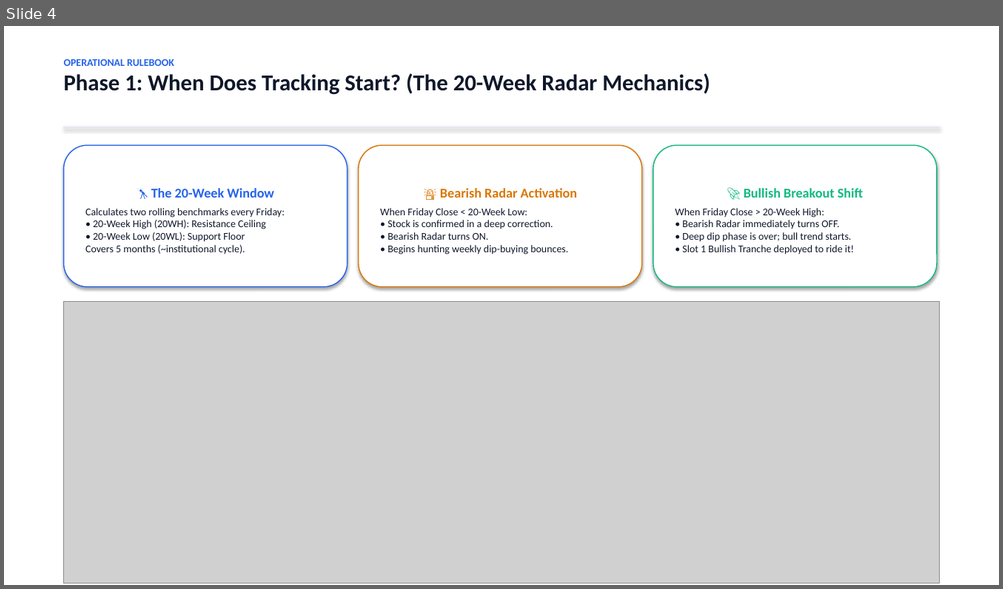
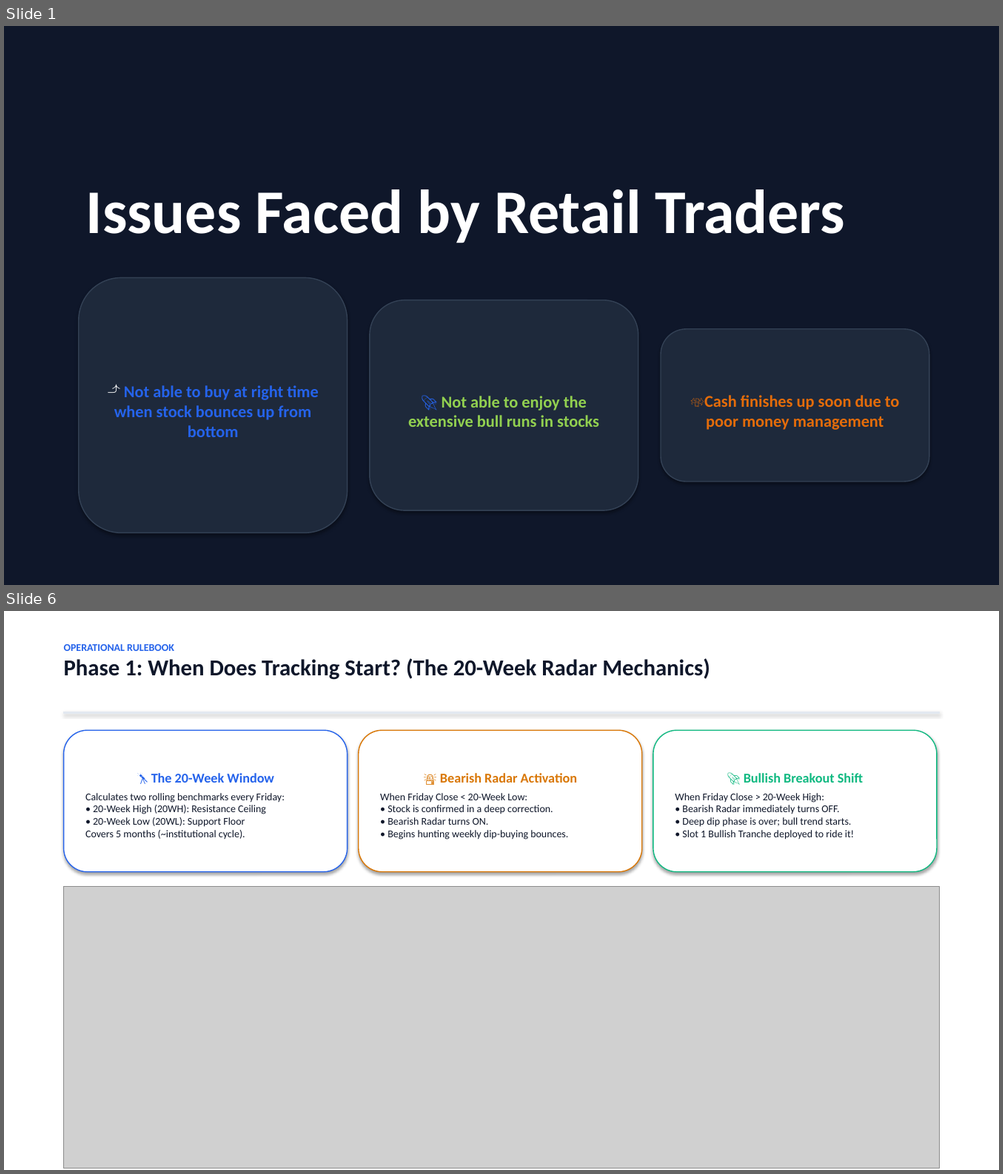
Before and after one commit to Fulera2021/Darvas-Bearish-Bullish-combo, a slide deck: Darvas_Strategy_Rulebook_Deck_v2.pptx. Shown one above the other, each under a label of ours: slide 4 before the commit, slides 1 and 6 after it; the slides between them are not shown. The pictures are 1003x589 and 1003x1174 pixels, drawn with LibreOffice and Linux fonts; fonts in the diff are those of the drawing; grey boxes stand for pictures. Boxes give left, top, right and bottom in pixels: in the first picture for what was removed or moved away, otherwise in the second. Text is boxed around its words. In the diff, an @@ line names an element or a change of style, - is before the commit and + after.

```diff
--- a/Darvas_Strategy_Rulebook_Deck_v2.pptx
+++ b/Darvas_Strategy_Rulebook_Deck_v2.pptx
@@ slide 1 added at bbox=[4, 26, 999, 585], background #FFFFFF @@
@@ rectangle added at bbox=[4, 26, 999, 585], fill #0F172A, outline #0F172A 0.75 pt @@
@@ text added at bbox=[86, 190, 845, 244], 60 pt, text #FFFFFF, bold @@
+Issues Faced by Retail Traders
@@ rounded rectangle added at bbox=[79, 278, 347, 534], fill #1E293B, outline #334155 1 pt, 16 pt, text #2563EB, bold @@
+⤴ Not able to buy at right time when stock bounces up from bottom
@@ rounded rectangle added at bbox=[370, 301, 638, 511], fill #1E293B, outline #334155 1 pt, 16 pt, text #92D050, bold @@
+🚀 Not able to enjoy the extensive bull runs in stocks
@@ rounded rectangle added at bbox=[660, 329, 929, 483], fill #1E293B, outline #334155 1 pt, 16 pt, text #E46C0A, bold @@
+💸Cash finishes up soon due to poor money management
@@ what was slide 4 is now slide 6 @@
```
Also in this commit, not shown: 1 slide changed, 2 other slides added, 1 slide removed, 4 other files.
